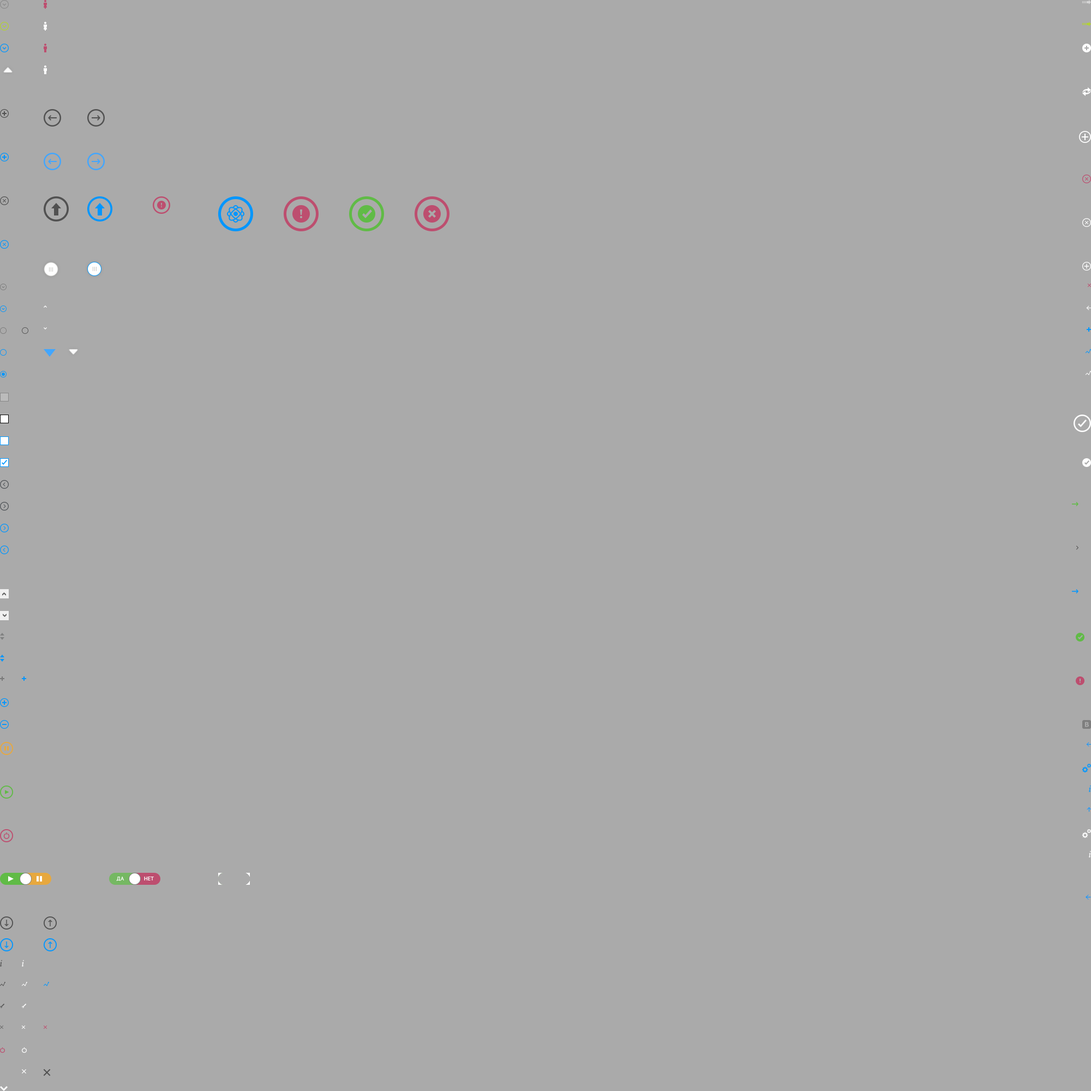
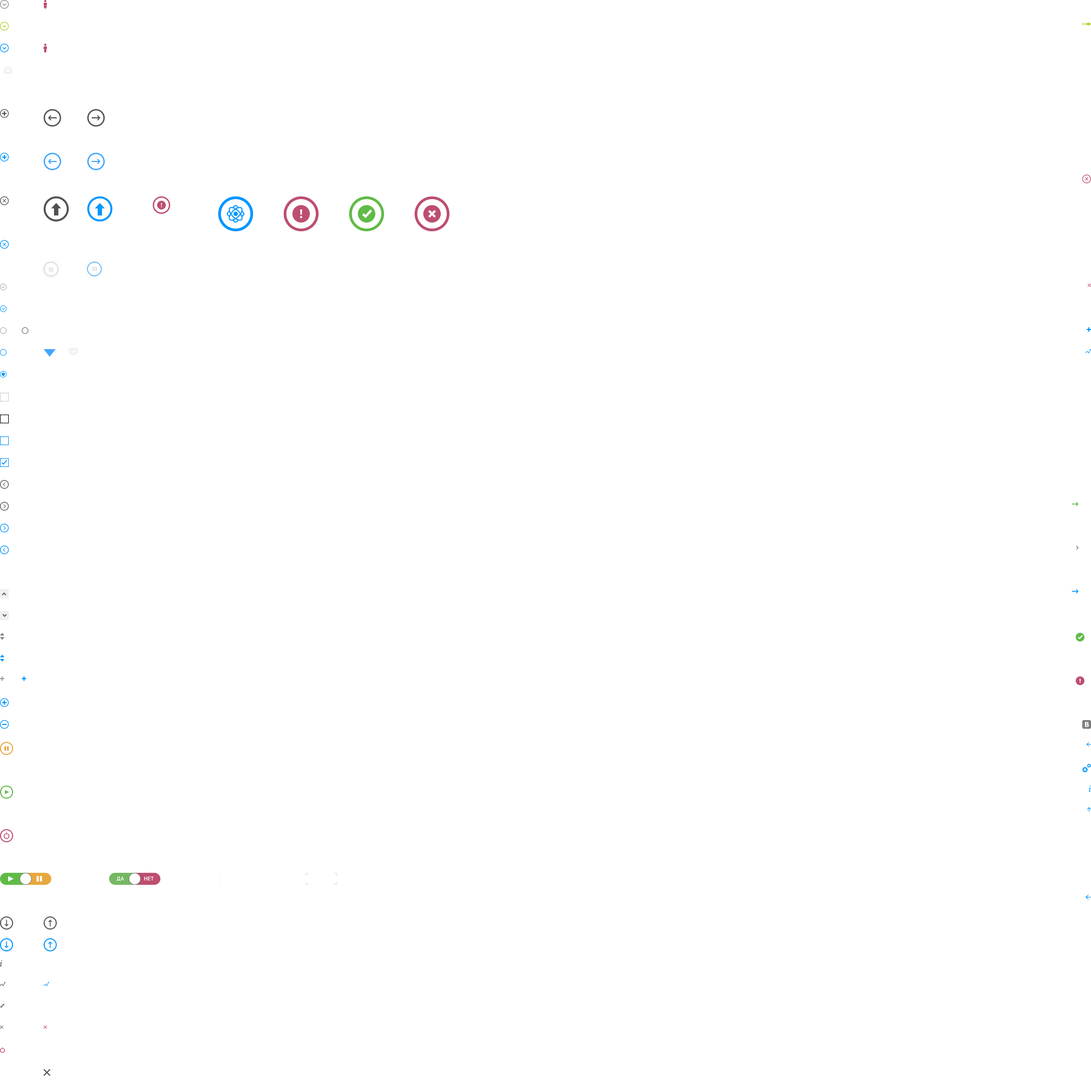
The second 1091px x 1091px image is a revision of the first. Changes to its layers:
added layer "Layer 5 copy" above "Layer 5" over [305, 873, 338, 886]
hid "Background" over [0, 0, 1091, 1091]
